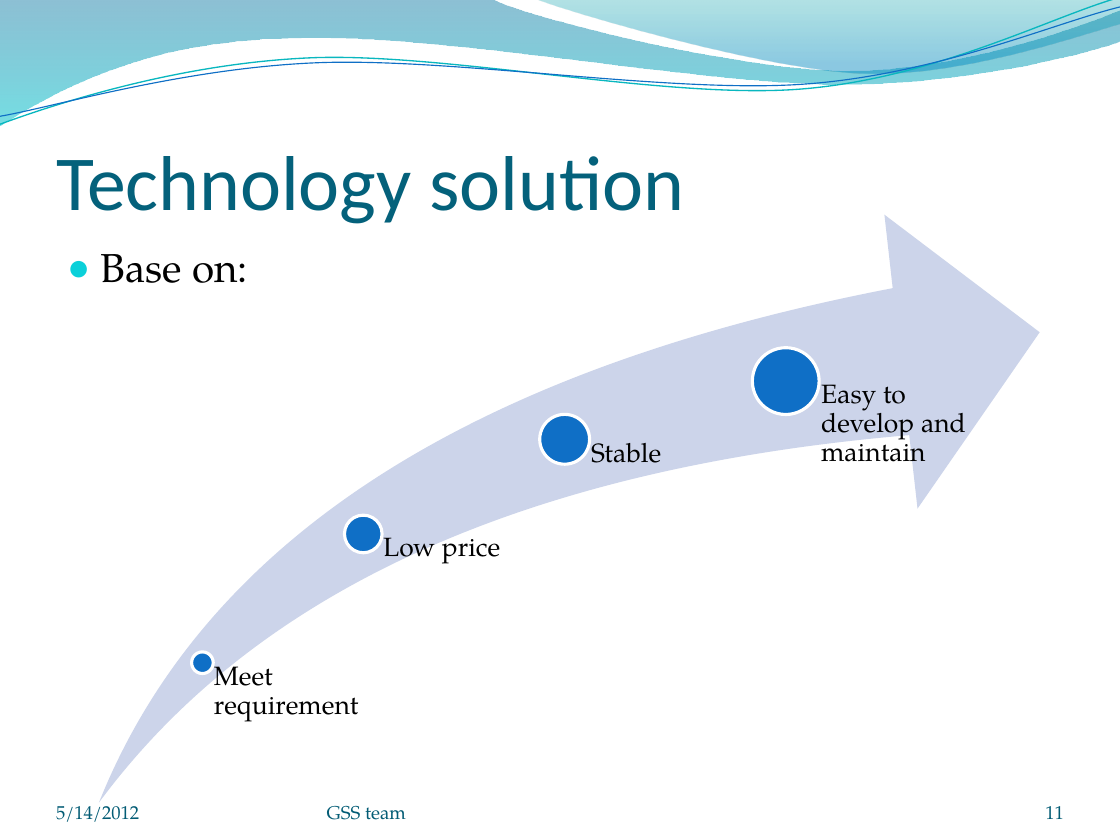
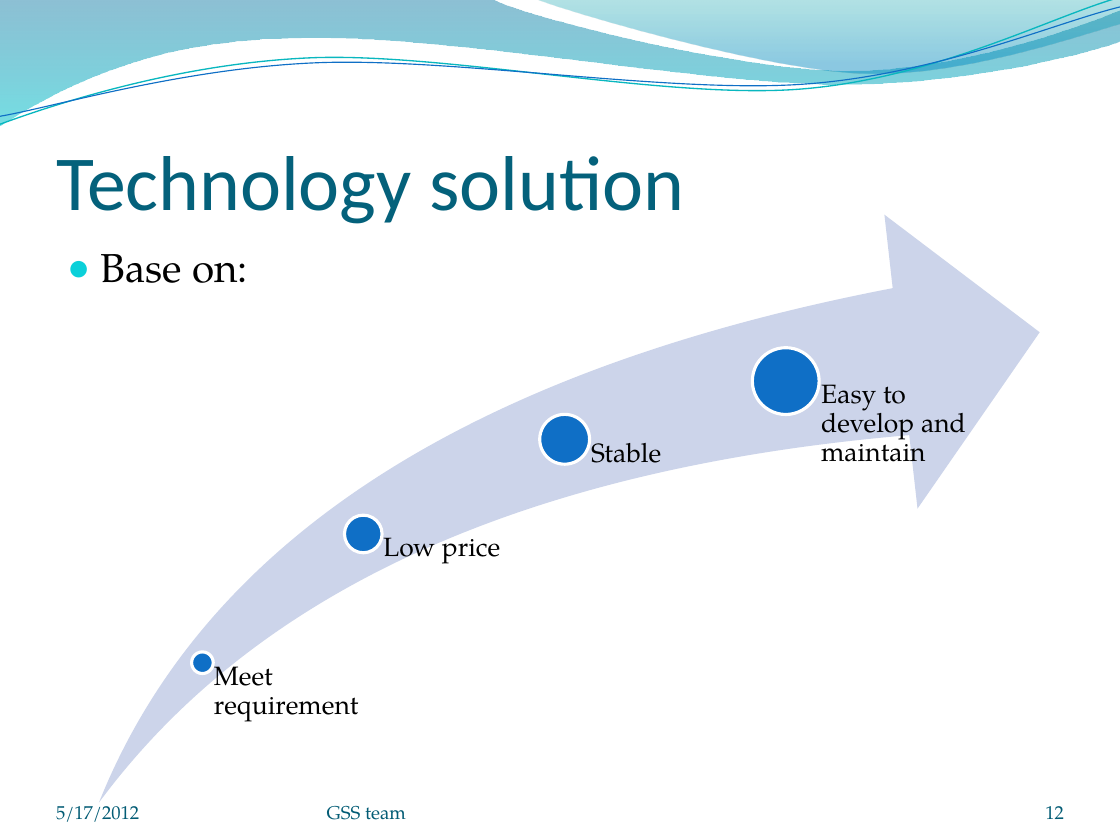
Before and after one commit to cprofu2012/DoAn, a slide deck: slide 12 of Document/Slide 1.pptx (slide 11 before the commit). Drawn at 1120x840 pixels with LibreOffice and Linux fonts; fonts in the diff are those of the drawing; background and template pictures are left out. Boxes give left, top, right and bottom in pixels: in the first picture for what was removed or moved away, otherwise in the second. Text is boxed around its words. In the diff, an @@ line names an element or a change of style, - is before the commit and + after.

```diff
--- a/Document/Slide 1.pptx
+++ b/Document/Slide 1.pptx
@@ text at <box>56,806,139,822</box>: text changed @@
-5/14/2012
+5/17/2012
@@ page number at <box>1045,806,1064,819</box>: text changed @@
-11
+12
```
Also in this commit, not shown: 12 other slides changed, 1 slide added.
